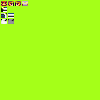
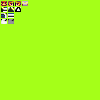
Layers edited between the first and the second w=100, h=100 image:
added layer "MagicTargetSelection" above "MagicScreen" over left=15, top=7, right=21, bottom=12
added layer "MagicScreen" above "SelectionHandFaded" over left=8, top=7, right=14, bottom=12
